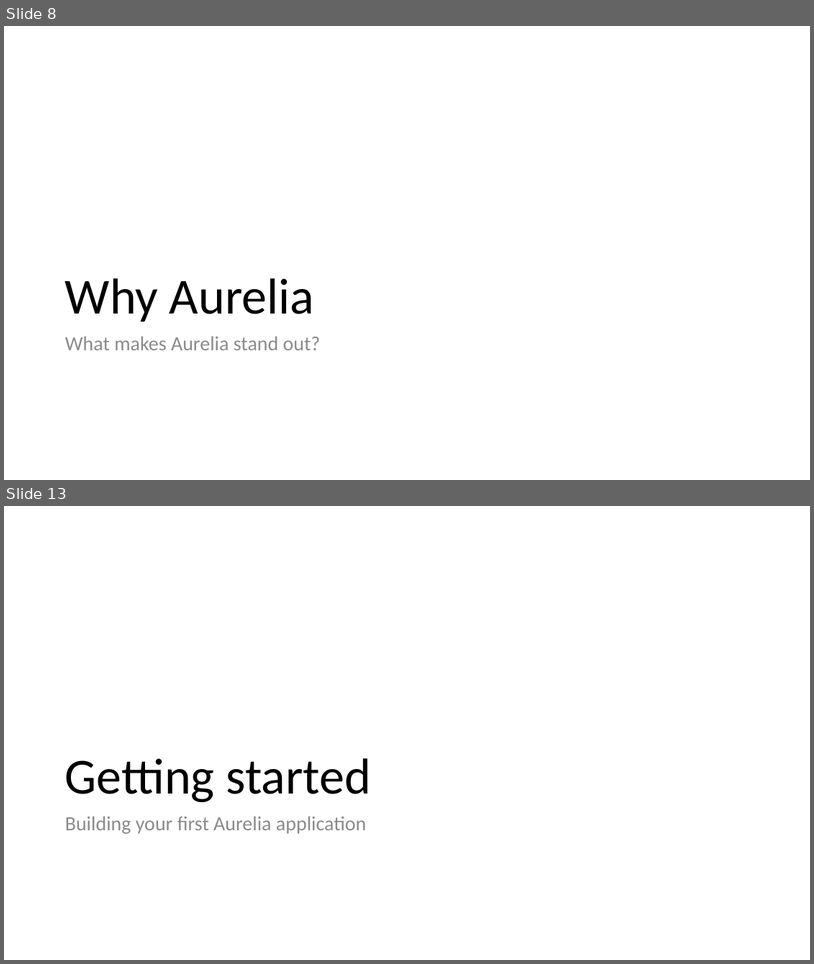
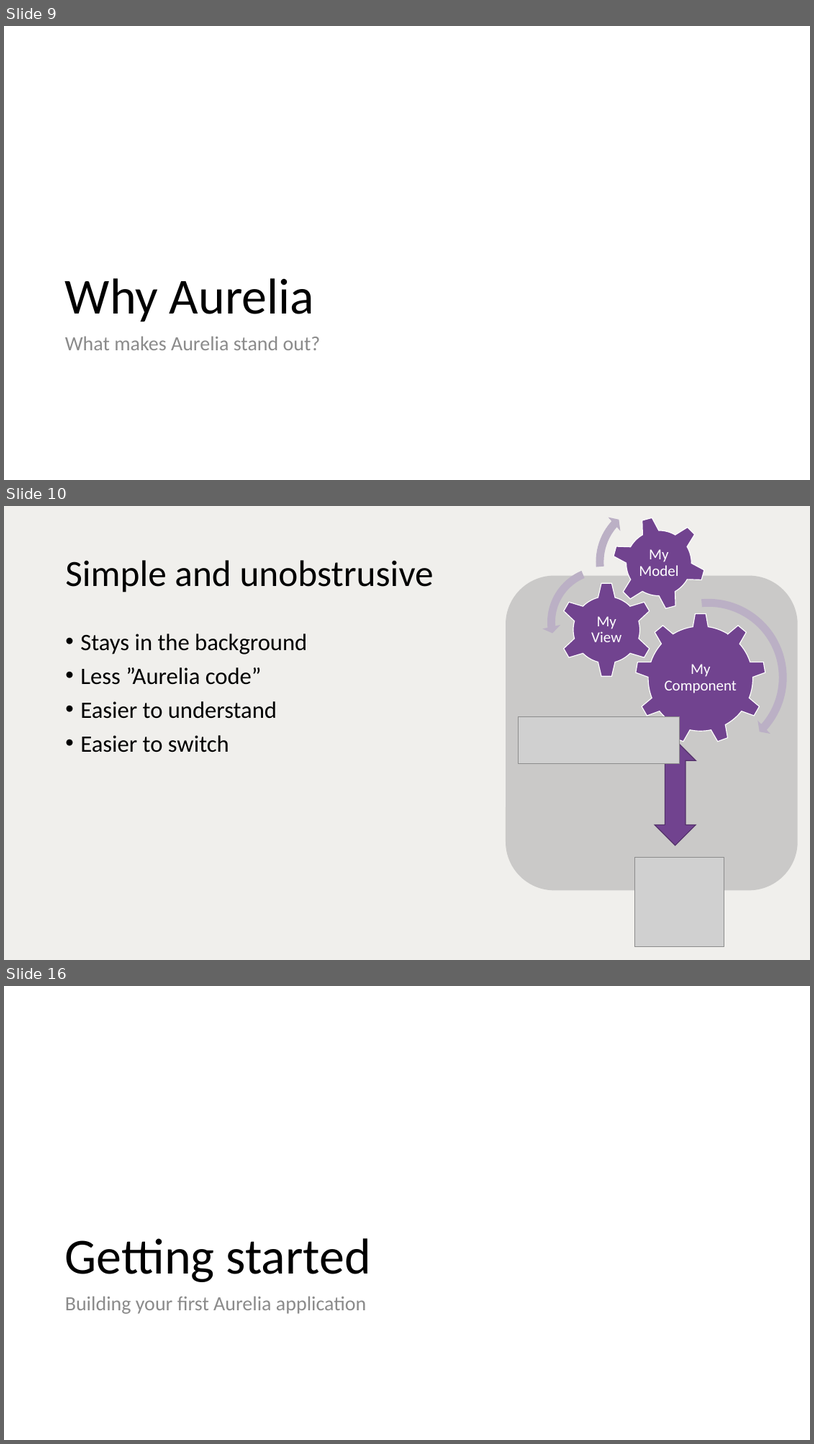
Before and after one commit to vuorinem/ADNUGTalk, a slide deck: Aurelia.pptm. Shown one above the other, each under a label of ours: slides 8 and 13 before the commit, slides 9, 10 and 16 after it; the slides between them are not shown. The pictures are 814x964 and 814x1444 pixels, drawn with LibreOffice and Linux fonts; fonts in the diff are those of the drawing; grey boxes stand for pictures. Boxes give left, top, right and bottom in pixels: in the first picture for what was removed or moved away, otherwise in the second. Text is boxed around its words. In the diff, an @@ line names an element or a change of style, - is before the commit and + after.

```diff
--- a/Aurelia.pptm
+++ b/Aurelia.pptm
@@ slide 10 added at [4,506,810,960], background #F0EFEC @@
@@ group added at [543,506,793,762]: 3 gears, 3 texts, 2 circular arrows, 1 left circular arrow @@
+My Component
+My View
+My Model
@@ title added at [65,560,434,592], 44 pt, text #000000 @@
+Simple and unobstrusive
@@ rounded rectangle added at [506,576,798,890], fill #A5A5A5 at 50% opacity @@
@@ text added at [80,633,307,752], 28 pt, text #000000 @@
+• Stays in the background
+• Less ”Aurelia code”
+• Easier to understand
+• Easier to switch
@@ picture added at [518,716,680,763] @@
@@ up down arrow added at [655,740,696,845], fill #71438F, outline #54326A 1 pt @@
@@ picture added at [635,857,725,947] @@
@@ what was slide 8 is now slide 9 @@
@@ what was slide 13 is now slide 16 @@
```
Also in this commit, not shown: 19 slides changed, 6 other slides added, 5 slides removed.
